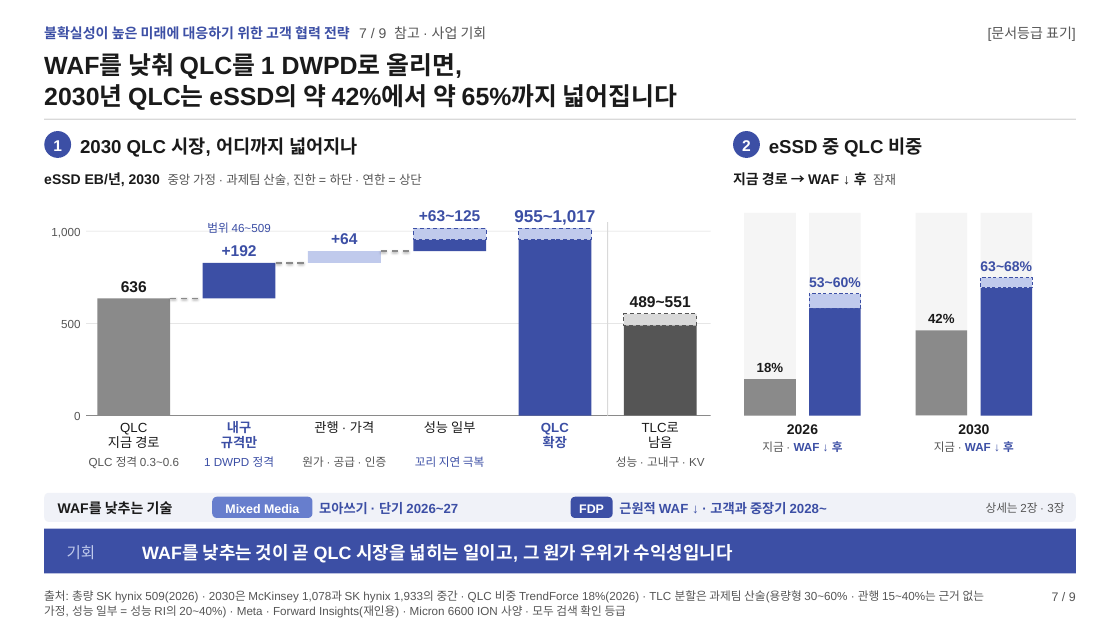
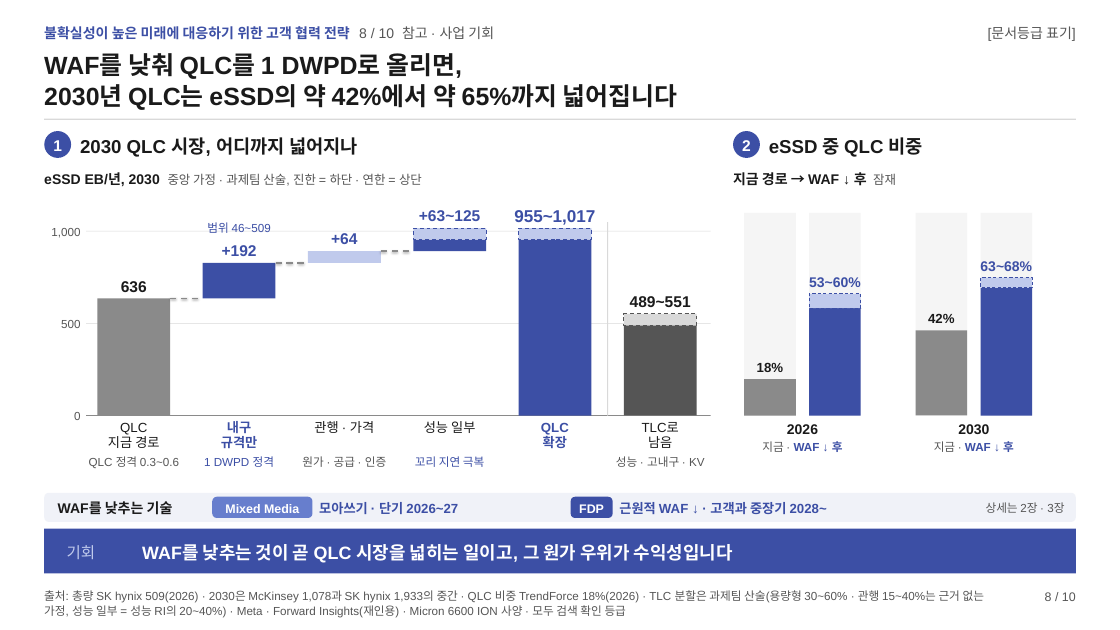
Before and after one commit to k31001/action-learning, a slide deck: slide 8 of dashboard/public/presentations/ssd-future-ready-strategy.pptx (slide 7 before the commit). Drawn at 1120x630 pixels with LibreOffice and Linux fonts; fonts in the diff are those of the drawing. Boxes give left, top, right and bottom in pixels: in the first picture for what was removed or moved away, otherwise in the second. Text is boxed around its words. In the diff, an @@ line names an element or a change of style, - is before the commit and + after.

```diff
--- a/dashboard/public/presentations/ssd-future-ready-strategy.pptx
+++ b/dashboard/public/presentations/ssd-future-ready-strategy.pptx
@@ text at (44, 26, 494, 40): text changed @@
-불확실성이 높은 미래에 대응하기 위한 고객 협력 전략 7 / 9 참고 · 사업 기회
+불확실성이 높은 미래에 대응하기 위한 고객 협력 전략 8 / 10 참고 · 사업 기회
@@ text at (1045, 592, 1076, 601): text changed @@
-7 / 9
+8 / 10
```
Also in this commit, not shown: 8 other slides changed, 1 slide added, 24 other files.
